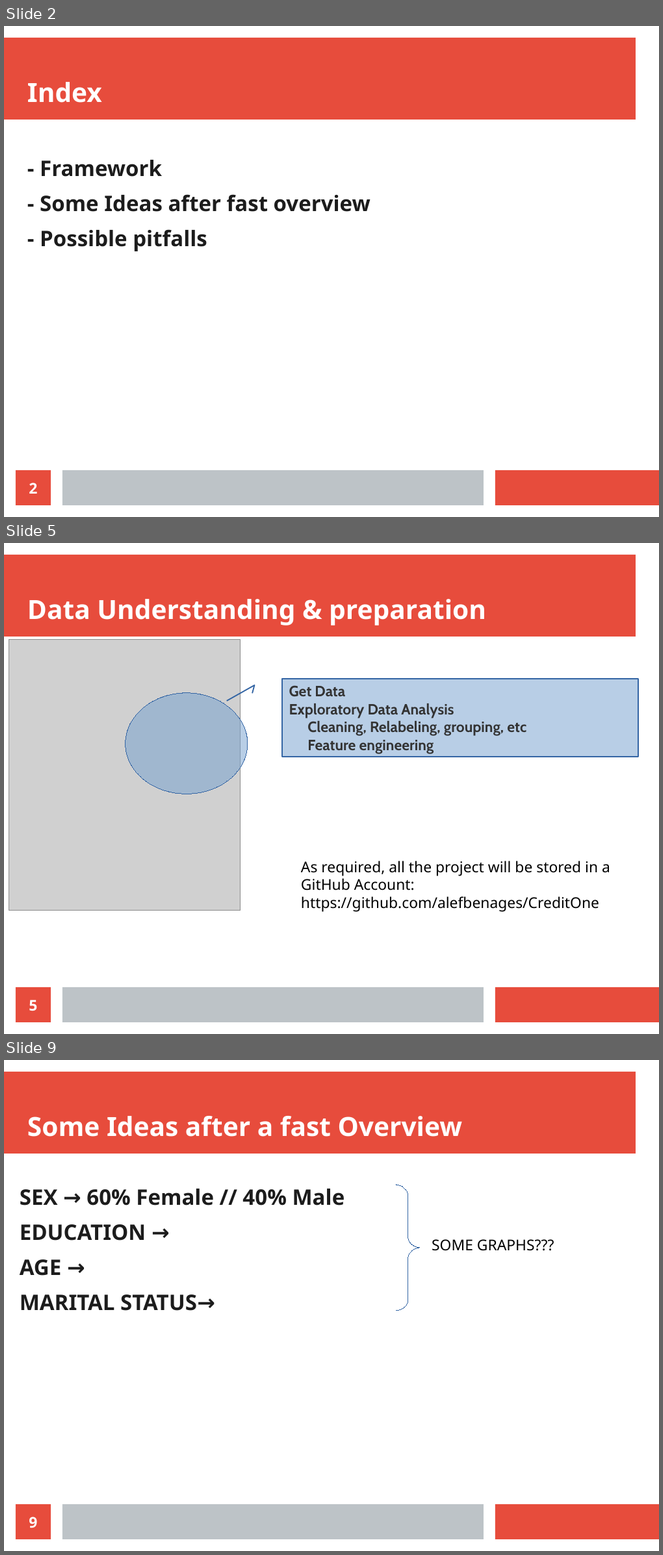
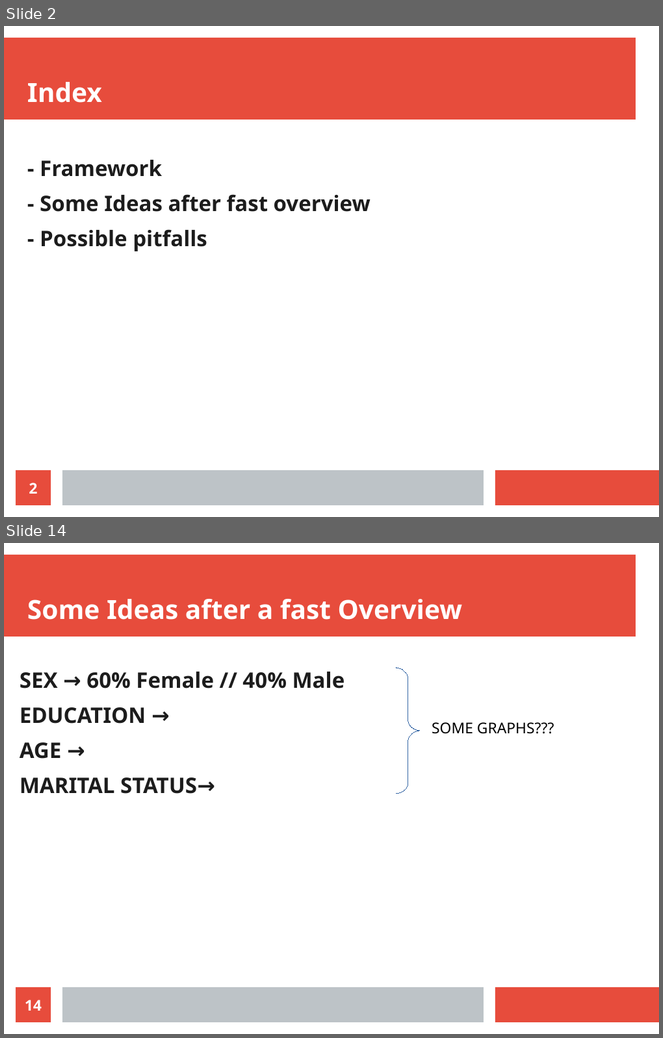
Before and after one commit to alefbenages/CrediOne, a slide deck: Presentation.odp. Shown one above the other, each under a label of ours: slides 2, 5 and 9 before the commit, slides 2 and 14 after it; the slides between them are not shown. The pictures are 663x1555 and 663x1038 pixels, drawn with LibreOffice and Linux fonts; fonts in the diff are those of the drawing; grey boxes stand for pictures. Boxes give left, top, right and bottom in pixels: in the first picture for what was removed or moved away, otherwise in the second. Text is boxed around its words. In the diff, an @@ line names an element or a change of style, - is before the commit and + after.

```diff
--- a/Presentation.odp
+++ b/Presentation.odp
@@ slide 5 removed at box(4, 543, 659, 1034), background #FFFFFF; not listed: 3 template elements that a slide beside it also shows @@
@@ title removed at box(27, 599, 486, 626) @@
-Data Understanding & preparation
@@ picture removed at box(9, 639, 241, 910) @@
@@ border callout removed at box(282, 679, 639, 757) @@
@@ ellipse removed at box(126, 693, 248, 794) @@
@@ text removed at box(289, 685, 527, 754) @@
-Get Data
-Exploratory Data Analysis
-  Cleaning, Relabeling, grouping, etc
-  Feature engineering
@@ text removed at box(301, 861, 610, 912) @@
-As required, all the project will be stored in a GitHub Account:
-https://github.com/alefbenages/CreditOne
@@ page number removed at box(16, 988, 51, 1023) @@
-5
@@ what was slide 9 is now slide 14 @@
@@ page number at box(25, 1000, 42, 1011): text changed @@
-9
+14
```
Also in this commit, not shown: 5 slides changed, 7 slides added, 3 other slides removed, 19 other files.
